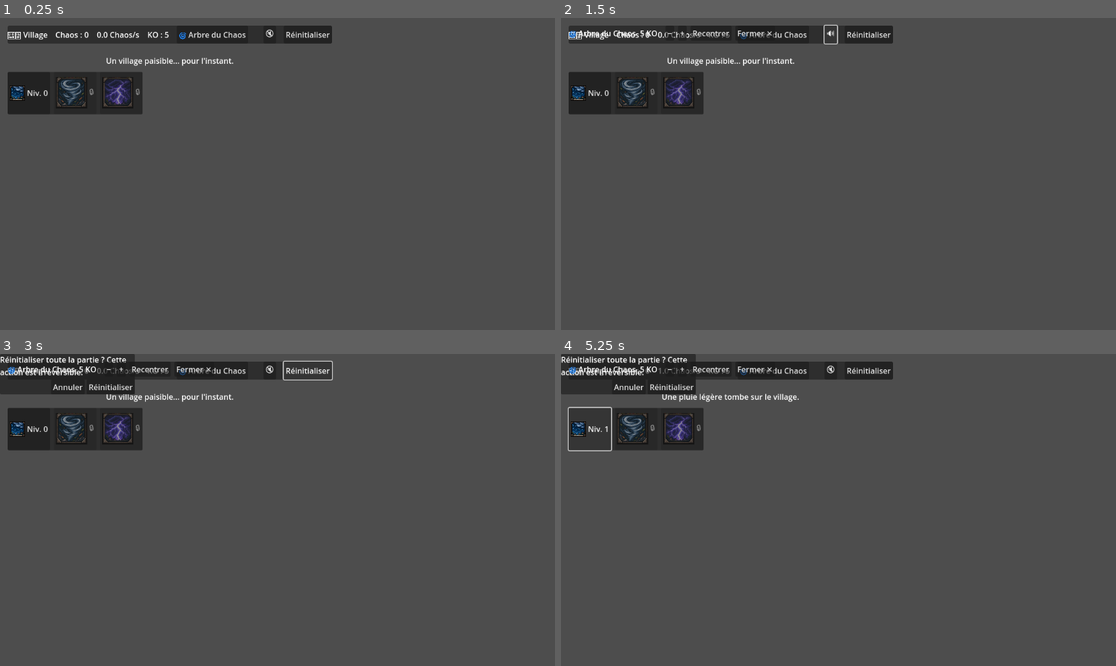
Above: before the commit, frames 1-4 (two rows, left to right).
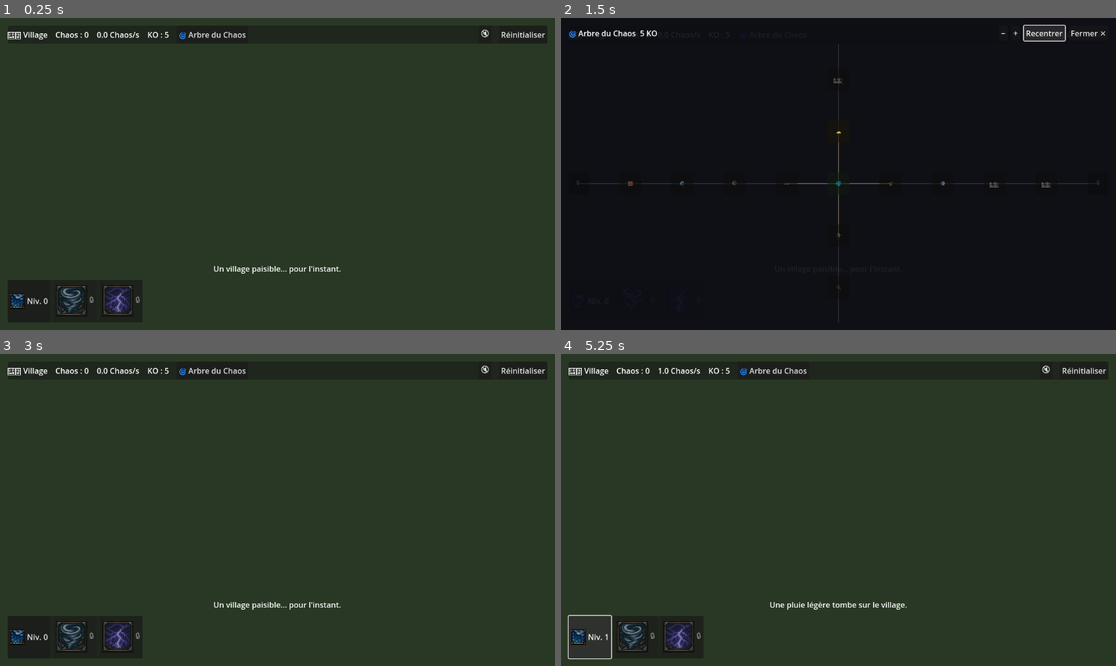
Above: after the commit, the same moments.

Repository: juanrobin09-stack/incrementale-godot
Game: Godot game, scene res://scenes/main.tscn
Same seed, same stepped clock (60 frames per second), same inputs: the game is played once before the commit and once after it.
Inputs:
- Up to frame 1 (0.25 s): no input
- Up to frame 2 (1.5 s): click "🌀 Arbre du Chaos" at 0.5 s; click "🔇" at 1.25 s
- Up to frame 3 (3 s): click "🔊" (after the commit: "🔇") at 2 s; click "Réinitialiser" at 2.75 s
- Up to frame 4 (5.25 s): click "Niv. 0" at 3.5 s; click "Activer — Gratuit" at 4.25 s; click "Niv. 1" at 5 s

The runs differ from the first frame. In frame 1, 94% of the frame differs, in the area x 0-100%, y 0-100%; in frame 2, 97%; in frame 3, 93%; in frame 4, 93%.

Commit message:
Corrige le chevauchement de l'Arbre du Chaos avec la barre du haut
Cause probable : set_anchors_preset(PRESET_FULL_RECT) prend un
paramètre resize_mode implicite (par défaut : redimensionner à la
taille minimale du contrôle), qui peut réduire silencieusement un
Control tout juste créé, encore sans enfants, à une taille quasi
nulle au lieu de vraiment remplir son parent. C'est exactement le
genre de piège impossible à repérer sans éditeur qui tourne — le
symptôme observé (en-tête de l'Arbre du Chaos superposé pile sur la
barre du haut, fond assombri sans effet visible) colle parfaitement à
cette hypothèse.

Remplace tous les appels (12, dans main.gd, chaos_tree_overlay.gd,
reset_modal.gd, offline_modal.gd) par scripts/util/ui_util.gd —
UiUtil.fill_parent() — qui fixe directement les 6 propriétés
(ancrages + décalages) sans passer par l'aide au préréglage, donc sans
paramètre caché susceptible d'interférer. Appliqué partout où le motif
était utilisé, pas seulement là où le bug était visible : rien ne
garantit que reset_modal/offline_modal n'avaient pas le même problème,
juste moins visible avec un contenu centré.

Pas encore vérifié — à retester dans l'éditeur.

Co-Authored-By: Claude Sonnet 5 <noreply@anthropic.com>
Claude-Session: https://claude.ai/code/session_016yAC6ssaf6BSe8MTXBU3RM

Diff:
--- a/scripts/hud/chaos_tree_overlay.gd
+++ b/scripts/hud/chaos_tree_overlay.gd
@@ -36,16 +36,16 @@
 
 func _ready() -> void:
 	visible = false
-	set_anchors_preset(Control.PRESET_FULL_RECT)
+	UiUtil.fill_parent(self)
 	mouse_filter = Control.MOUSE_FILTER_STOP
 
 	var dim := ColorRect.new()
 	dim.color = Color(0.05, 0.05, 0.08, 0.92)
-	dim.set_anchors_preset(Control.PRESET_FULL_RECT)
+	UiUtil.fill_parent(dim)
 	add_child(dim)
 
 	var root_margin := MarginContainer.new()
-	root_margin.set_anchors_preset(Control.PRESET_FULL_RECT)
+	UiUtil.fill_parent(root_margin)
 	root_margin.add_theme_constant_override("margin_left", 16)
 	root_margin.add_theme_constant_override("margin_right", 16)
 	root_margin.add_theme_constant_override("margin_top", 16)
--- a/scripts/hud/offline_modal.gd
+++ b/scripts/hud/offline_modal.gd
@@ -8,15 +8,15 @@
 
 func _ready() -> void:
 	visible = false
-	set_anchors_preset(Control.PRESET_FULL_RECT)
+	UiUtil.fill_parent(self)
 
 	var dim := ColorRect.new()
 	dim.color = Color(0, 0, 0, 0.5)
-	dim.set_anchors_preset(Control.PRESET_FULL_RECT)
+	UiUtil.fill_parent(dim)
 	add_child(dim)
 
 	var center := CenterContainer.new()
-	center.set_anchors_preset(Control.PRESET_FULL_RECT)
+	UiUtil.fill_parent(center)
 	add_child(center)
 
 	var panel := PanelContainer.new()
--- a/scripts/hud/reset_modal.gd
+++ b/scripts/hud/reset_modal.gd
@@ -9,15 +9,15 @@
 
 func _ready() -> void:
 	visible = false
-	set_anchors_preset(Control.PRESET_FULL_RECT)
+	UiUtil.fill_parent(self)
 
 	var dim := ColorRect.new()
 	dim.color = Color(0, 0, 0, 0.5)
-	dim.set_anchors_preset(Control.PRESET_FULL_RECT)
+	UiUtil.fill_parent(dim)
 	add_child(dim)
 
 	var center := CenterContainer.new()
-	center.set_anchors_preset(Control.PRESET_FULL_RECT)
+	UiUtil.fill_parent(center)
 	add_child(center)
 
 	var panel := PanelContainer.new()
--- a/scripts/main.gd
+++ b/scripts/main.gd
@@ -22,15 +22,15 @@
 var _open_dock_id: String = ""
 
 func _ready() -> void:
-	set_anchors_preset(Control.PRESET_FULL_RECT)
+	UiUtil.fill_parent(self)
 
 	var background := ColorRect.new()
 	background.color = Color(0.16, 0.22, 0.14)
-	background.set_anchors_preset(Control.PRESET_FULL_RECT)
+	UiUtil.fill_parent(background)
 	add_child(background)
 
 	var margin := MarginContainer.new()
-	margin.set_anchors_preset(Control.PRESET_FULL_RECT)
+	UiUtil.fill_parent(margin)
 	margin.add_theme_constant_override("margin_left", 16)
 	margin.add_theme_constant_override("margin_right", 16)
 	margin.add_theme_constant_override("margin_top", 16)
--- /dev/null
+++ b/scripts/util/ui_util.gd
@@ -0,0 +1,20 @@
+class_name UiUtil
+extends RefCounted
+## Small, deliberately explicit UI helpers. `fill_parent()` exists
+## because `Control.set_anchors_preset(PRESET_FULL_RECT)` takes an
+## implicit `resize_mode` argument (defaults to resizing to the
+## control's minimum size) that can silently collapse a freshly built,
+## still-childless Control to zero size instead of actually filling its
+## parent — exactly the kind of thing impossible to catch without a
+## running editor. Setting all six properties directly leaves no room
+## for a hidden default to interfere.
+
+static func fill_parent(control: Control) -> void:
+	control.anchor_left = 0.0
+	control.anchor_top = 0.0
+	control.anchor_right = 1.0
+	control.anchor_bottom = 1.0
+	control.offset_left = 0.0
+	control.offset_top = 0.0
+	control.offset_right = 0.0
+	control.offset_bottom = 0.0
